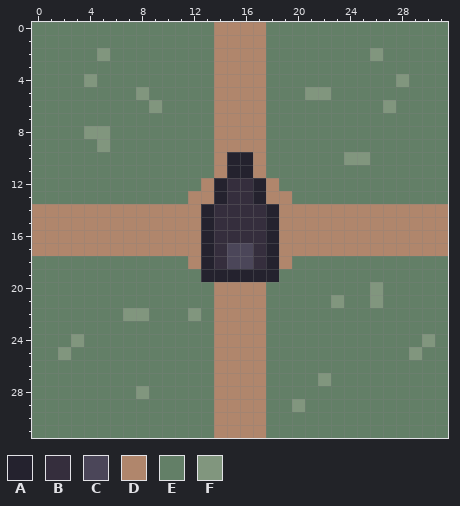
Two versions of one pixel-art sprite, core/assets/MageBuilding.png. Above, as it was before the edit.
The file is 32x32 pixels.
Palette (. is transparent): A #24222e  B #352e3d  C #4b4659  D #b0866c  E #637f67  F #81967e
Pixels before, first column x 0:
 0 EEEEEEEEEEEEEEDDDDEEEEEEEEEEEEEE
 1 EEEEEEEEEEEEEEDDDDEEEEEEEEEEEEEE
 2 EEEEEFEEEEEEEEDDDDEEEEEEEEFEEEEE
 3 EEEEEEEEEEEEEEDDDDEEEEEEEEEEEEEE
 4 EEEEFEEEEEEEEEDDDDEEEEEEEEEEFEEE
 5 EEEEEEEEFEEEEEDDDDEEEFFEEEEEEEEE
 6 EEEEEEEEEFEEEEDDDDEEEEEEEEEFEEEE
 7 EEEEEEEEEEEEEEDDDDEEEEEEEEEEEEEE
 8 EEEEFFEEEEEEEEDDDDEEEEEEEEEEEEEE
 9 EEEEEFEEEEEEEEDDDDEEEEEEEEEEEEEE
10 EEEEEEEEEEEEEEDAADEEEEEEFFEEEEEE
11 EEEEEEEEEEEEEEDAADEEEEEEEEEEEEEE
12 EEEEEEEEEEEEEDABBADEEEEEEEEEEEEE
13 EEEEEEEEEEEEDDABBADDEEEEEEEEEEEE
14 DDDDDDDDDDDDDABBBBADDDDDDDDDDDDD
15 DDDDDDDDDDDDDABBBBADDDDDDDDDDDDD
16 DDDDDDDDDDDDDABBBBADDDDDDDDDDDDD
17 DDDDDDDDDDDDDABCCBADDDDDDDDDDDDD
18 EEEEEEEEEEEEDABCCBADEEEEEEEEEEEE
19 EEEEEEEEEEEEEAAAAAAEEEEEEEEEEEEE
20 EEEEEEEEEEEEEEDDDDEEEEEEEEFEEEEE
21 EEEEEEEEEEEEEEDDDDEEEEEFEEFEEEEE
22 EEEEEEEFFEEEFEDDDDEEEEEEEEEEEEEE
23 EEEEEEEEEEEEEEDDDDEEEEEEEEEEEEEE
24 EEEFEEEEEEEEEEDDDDEEEEEEEEEEEEFE
25 EEFEEEEEEEEEEEDDDDEEEEEEEEEEEFEE
26 EEEEEEEEEEEEEEDDDDEEEEEEEEEEEEEE
27 EEEEEEEEEEEEEEDDDDEEEEFEEEEEEEEE
28 EEEEEEEEFEEEEEDDDDEEEEEEEEEEEEEE
29 EEEEEEEEEEEEEEDDDDEEFEEEEEEEEEEE
30 EEEEEEEEEEEEEEDDDDEEEEEEEEEEEEEE
31 EEEEEEEEEEEEEEDDDDEEEEEEEEEEEEEE
The result:
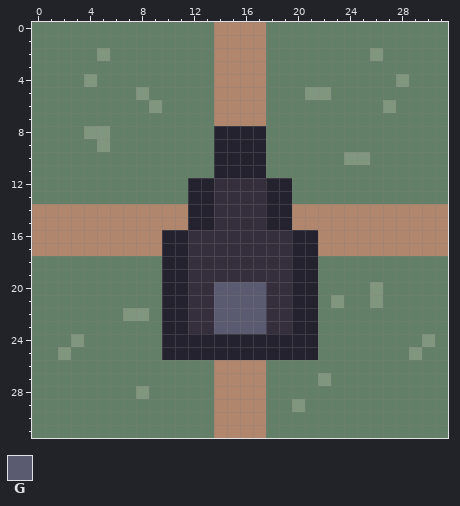
Colours new in this view: G #5a5a70
Change:
{"y":8,"x":14,"old":"DDDD","new":"AAAA"}
{"y":9,"x":14,"old":"DDDD","new":"AAAA"}
{"y":10,"x":14,"old":"D","new":"A"}
{"y":10,"x":17,"old":"D","new":"A"}
{"y":11,"x":14,"old":"D","new":"A"}
{"y":11,"x":17,"old":"D","new":"A"}
{"y":12,"x":12,"old":"EDA","new":"AAB"}
{"y":12,"x":17,"old":"ADE","new":"BAA"}
{"y":13,"x":12,"old":"DDA","new":"AAB"}
{"y":13,"x":17,"old":"ADD","new":"BAA"}
{"y":14,"x":12,"old":"D","new":"A"}
{"y":14,"x":19,"old":"D","new":"A"}
{"y":15,"x":12,"old":"D","new":"A"}
{"y":15,"x":19,"old":"D","new":"A"}
{"y":16,"x":10,"old":"DDDA","new":"AABB"}
{"y":16,"x":18,"old":"ADDD","new":"BBAA"}
{"y":17,"x":10,"old":"DDDA","new":"AABB"}
{"y":17,"x":15,"old":"CC","new":"BB"}
{"y":17,"x":18,"old":"ADDD","new":"BBAA"}
{"y":18,"x":10,"old":"EEDA","new":"AABB"}
{"y":18,"x":15,"old":"CC","new":"BB"}
{"y":18,"x":18,"old":"ADEE","new":"BBAA"}
{"y":19,"x":10,"old":"EEEAAAAAAEEE","new":"AABBBBBBBBAA"}
{"y":20,"x":10,"old":"EEEEDDDDEEEE","new":"AABBGGGGBBAA"}
{"y":21,"x":10,"old":"EEEEDDDDEEEE","new":"AABBGGGGBBAA"}
{"y":22,"x":10,"old":"EEFEDDDDEEEE","new":"AABBGGGGBBAA"}
{"y":23,"x":10,"old":"EEEEDDDDEEEE","new":"AABBGGGGBBAA"}
{"y":24,"x":10,"old":"EEEEDDDDEEEE","new":"AAAAAAAAAAAA"}
{"y":25,"x":10,"old":"EEEEDDDDEEEE","new":"AAAAAAAAAAAA"}
{"label":"changed","picture_box":[162,126,318,360]}
